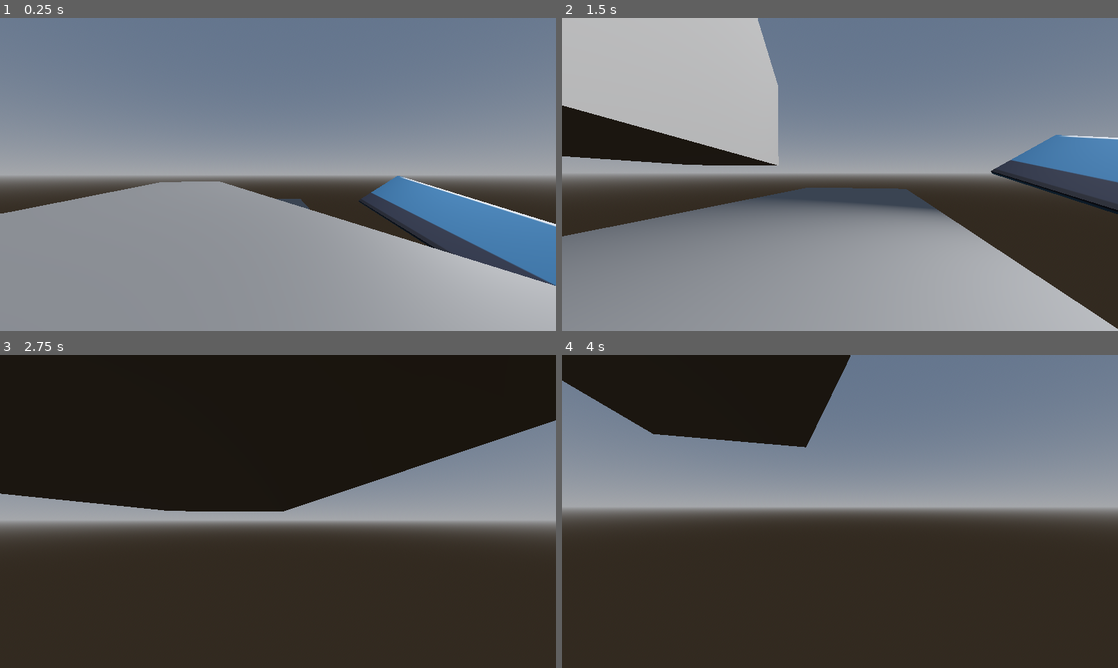
Above: before the commit, frames 1-4 (two rows, left to right).
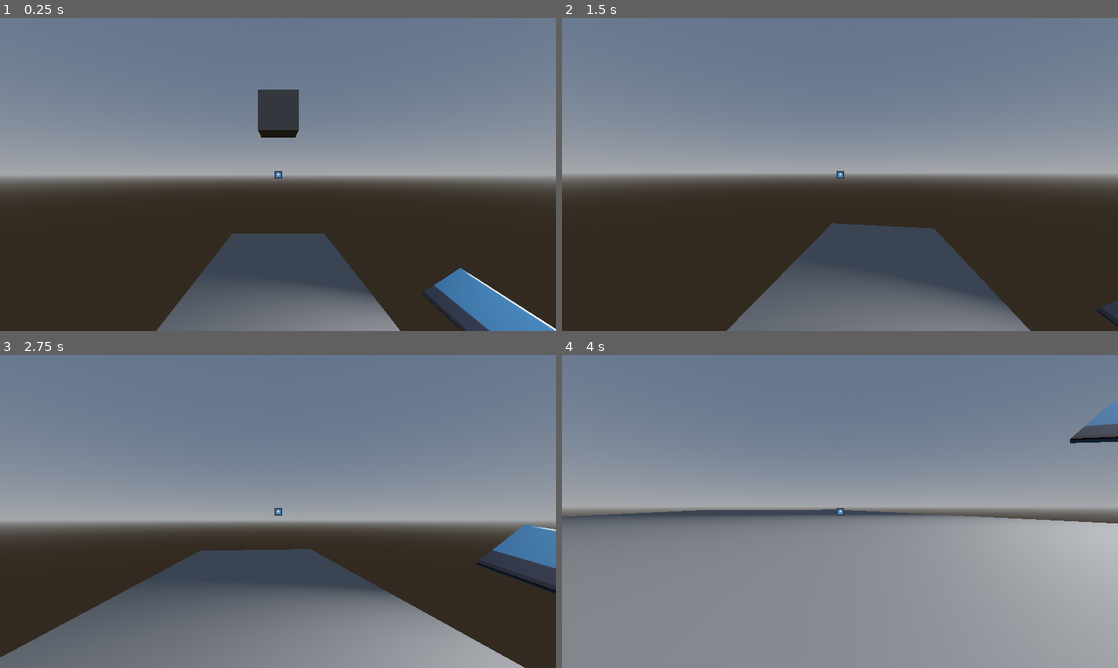
Above: after the commit, the same moments.

Repository: DanTheDan64/titan-trackers
Game: Godot game, scene res://test_scene.tscn
The game is run twice, just before and just after one commit, with the same random seed, the same clock (stepped at 60 frames per second) and the same inputs. The engine's default icon, where the game draws it, is replaced by a stand-in: a white triangle on a blue panel in a dark square.
Inputs (mouse positions are in pixels of both pictures, inside the frame that each line leads up to):
- Up to frame 1 (0.25 s): no input
- Up to frame 2 (1.5 s): move the mouse to (867, 174) at 0.52 s; hold Right mouse button (shoot) 0.53-1.28 s; hold W (up) from 0.53 s (still down); click (867, 174) at 0.6 s; tap Space (jump) at 0.77 s; move the mouse to (812, 174) at 1.27 s; right-click (812, 174) at 1.35 s
- Up to frame 3 (2.75 s): keep holding W (up); tap Space (jump) at 1.52 s; click (250, 511) at 1.55 s; move the mouse to (289, 505) at 2.02 s; hold Right mouse button (shoot) from 2.03 s (still down); click (289, 505) at 2.1 s
- Up to frame 4 (4 s): keep holding W (up); move the mouse to (834, 517) at 2.77 s; release Right mouse button (shoot) at 2.78 s; right-click (834, 517) at 2.85 s; tap Space (jump) at 3.02, 3.77 s; click (834, 517) at 3.05 s; move the mouse to (878, 514) at 3.52 s; hold Right mouse button (shoot) from 3.53 s (still down); tap Shift (sneak) at 3.6 s

The runs differ from the first frame. In frame 1, 43% of the frame differs, in the area x 0-100%, y 22-100%; in frame 2, 55%; in frame 3, 66%, in the area x 0-100%, y 0-100%; in frame 4, 61%.
Error before the commit: Invalid access to property or key 'position' on a base object of type 'Dictionary'. (res://player/moving_controller.gd:40)

Commit message:
yet again, grappling, closer...

Diff:
--- a/Titan Trackers/player/grappling_controller.gd
+++ b/Titan Trackers/player/grappling_controller.gd
@@ -1,5 +1,6 @@
 extends RigidBody3D
 
+@onready var cam = $"../stuff_holder/Camera3D"
 
 
 # Called when the node enters the scene tree for the first time.
@@ -8,12 +9,18 @@
 
 
 # Called every frame. 'delta' is the elapsed time since the previous frame.
-func _process(delta):
+func _physics_process(delta):
+	var input_dir = Input.get_vector("left", "right", "up", "down")
+	var direction = (cam.transform.basis * Vector3(input_dir.x, 0, input_dir.y)).normalized()
 
+	#if Input.is_action_just_released("fire_hook"):
+	#	$"../moving_physicsbody".velocity = linear_velocity
+	#	linear_velocity = Vector3.ZERO
+	#	global_rotation_degrees = Vector3.ZERO
+	#	$"..".change_state()
 
-
-	if Input.is_action_just_released("fire_hook"):
-		$"..".change_state()
-		$"../moving_physicsbody".velocity = linear_velocity
-		linear_velocity = Vector3.ZERO
-		global_rotation_degrees = Vector3.ZERO
+	if Input.is_action_pressed("shoot"):
+		if direction:
+			linear_velocity += direction
+		else:
+			linear_velocity += -$"../stuff_holder/Camera3D".transform.basis.z
--- a/Titan Trackers/player/moving_controller.gd
+++ b/Titan Trackers/player/moving_controller.gd
@@ -31,19 +31,21 @@
 
 	if Input.is_action_just_pressed("fire_hook"):
 		var space_state = get_world_3d().direct_space_state
-		# use global coordinates, not local to node
+
+		#get data
 		var query = PhysicsRayQueryParameters3D.create(
-		$"../stuff_holder/Camera3D".position,
-		-$"../stuff_holder/Camera3D".transform.basis.z * 150)
+		$"../stuff_holder/Camera3D".global_position,
+		-$"../stuff_holder/Camera3D".transform.basis.z * 100000000)
 		var result = space_state.intersect_ray(query)
-		print(result)
-		%PinJoint3D.position = result.position + $"..".position
 
-		$"..".change_state()
-		$"../grappling_physicsbody".linear_velocity = velocity
-		velocity = Vector3.ZERO
-		return
-
+		#use data
+		if not result.is_empty():
+			$"../../swing_around".position = result.position
+			%PinJoint3D.position = result.position
+			$"../grappling_physicsbody".linear_velocity = velocity
+			velocity = Vector3.ZERO
+			$"..".change_state("grappling")
+			return
 
 
 	#if not result.is_empty():
--- a/Titan Trackers/player/player_master_controller.gd
+++ b/Titan Trackers/player/player_master_controller.gd
@@ -1,5 +1,4 @@
 extends Marker3D
-
 
 var sens = 0.2
 @onready var stuff_holder = $stuff_holder
@@ -9,7 +8,7 @@
 @onready var moving_physicsbody = $moving_physicsbody
 @onready var grappling_physicsbody = $grappling_physicsbody
 
-@onready var cc = moving_physicsbody
+@onready var cc = "moving"
 
 var max_speed = 8
 var accell = 30
@@ -35,27 +34,31 @@
 # Called every frame. 'delta' is the elapsed time since the previous frame.
 func _process(delta):
 	match cc:
-		moving_physicsbody: moving_controller()
-		grappling_physicsbody: grappling_controller()
+		"moving": moving_controller()
+		"grappling": grappling_controller()
+
+	print(%PinJoint3D.get_node_b())
 
 
-func change_state():
-	if cc == moving_physicsbody:
-		cc = grappling_physicsbody
-		grappling_physicsbody.process_mode = Node.PROCESS_MODE_INHERIT
-		moving_physicsbody.process_mode = Node.PROCESS_MODE_DISABLED
+func change_state(state_to):
+	if state_to == "grappling":
+		cc = "grappling"
+		$grappling_physicsbody.process_mode = Node.PROCESS_MODE_INHERIT
+		%PinJoint3D.set_node_b("player_2/grappling_physicsbody")
 
-	elif cc == grappling_physicsbody:
-		cc = moving_physicsbody
-		grappling_physicsbody.process_mode = Node.PROCESS_MODE_DISABLED
-		moving_physicsbody.process_mode = Node.PROCESS_MODE_INHERIT
+	elif state_to == "moving":
+		cc = "moving"
+		$grappling_physicsbody.process_mode = Node.PROCESS_MODE_DISABLED
+		%PinJoint3D.set_node_b("extra")
 
 
 
 func moving_controller():
 	stuff_holder.position = moving_physicsbody.position
 	grappling_physicsbody.position = moving_physicsbody.position
+	grappling_physicsbody.linear_velocity = Vector3.ZERO
 
 func grappling_controller():
 	stuff_holder.position = grappling_physicsbody.position
 	moving_physicsbody.position = grappling_physicsbody.position
+	moving_physicsbody.velocity = Vector3.ZERO
--- a/Titan Trackers/test_scene.tscn
+++ b/Titan Trackers/test_scene.tscn
@@ -15,12 +15,8 @@
 sky = SubResource("Sky_jbla2")
 
 [sub_resource type="BoxShape3D" id="BoxShape3D_newsb"]
-size = Vector3(0.001, 1, 1)
 
 [sub_resource type="BoxMesh" id="BoxMesh_fqadi"]
-
-[sub_resource type="StandardMaterial3D" id="StandardMaterial3D_021oi"]
-albedo_texture = ExtResource("2_t4kl2")
 
 [sub_resource type="StandardMaterial3D" id="StandardMaterial3D_q0cxj"]
 albedo_texture = ExtResource("2_t4kl2")
@@ -29,6 +25,9 @@
 albedo_texture = ExtResource("2_t4kl2")
 
 [sub_resource type="StandardMaterial3D" id="StandardMaterial3D_hih2b"]
+albedo_texture = ExtResource("2_t4kl2")
+
+[sub_resource type="StandardMaterial3D" id="StandardMaterial3D_021oi"]
 albedo_texture = ExtResource("2_t4kl2")
 
 [sub_resource type="CapsuleMesh" id="CapsuleMesh_fbty6"]
@@ -50,43 +49,47 @@
 
 [node name="PinJoint3D" type="PinJoint3D" parent="."]
 unique_name_in_owner = true
-transform = Transform3D(9.80102, 0, 28.84, 0, 10.534, 0, -3.86072, 0, 73.2146, -15.8565, 4.9674, -56.0442)
-node_a = NodePath("../StaticBody3D6")
-node_b = NodePath("../player_2/grappling_physicsbody")
+transform = Transform3D(9.80102, 0, 28.84, 0, 10.534, 0, -3.86072, 0, 73.2146, 0, 83, -21)
+node_a = NodePath("../swing_around")
+node_b = NodePath("../extra")
 exclude_nodes_from_collision = false
 
-[node name="StaticBody3D6" type="StaticBody3D" parent="."]
-transform = Transform3D(9.80102, 0, 28.84, 0, 10.534, 0, -3.86072, 0, 73.2146, 28.1435, 24.9674, -4.0442)
+[node name="swing_around" type="StaticBody3D" parent="."]
+transform = Transform3D(4, 0, 0, 0, 4, 0, 0, 0, 4, 0, 83, -21)
+collision_layer = 0
 collision_mask = 0
 metadata/_edit_group_ = true
 
-[node name="CollisionShape3D" type="CollisionShape3D" parent="StaticBody3D6"]
+[node name="CollisionShape3D" type="CollisionShape3D" parent="swing_around"]
 shape = SubResource("BoxShape3D_newsb")
 
-[node name="MeshInstance3D" type="MeshInstance3D" parent="StaticBody3D6"]
+[node name="MeshInstance3D" type="MeshInstance3D" parent="swing_around"]
+mesh = SubResource("BoxMesh_fqadi")
+
+[node name="extra" type="StaticBody3D" parent="."]
+transform = Transform3D(4, 0, 0, 0, 4, 0, 0, 0, 4, 0, 0, 0)
+visible = false
+collision_layer = 0
+collision_mask = 0
+metadata/_edit_group_ = true
+
+[node name="CollisionShape3D" type="CollisionShape3D" parent="extra"]
+shape = SubResource("BoxShape3D_newsb")
+
+[node name="MeshInstance3D" type="MeshInstance3D" parent="extra"]
 mesh = SubResource("BoxMesh_fqadi")
 
 [node name="terrain" type="Node" parent="."]
 
 [node name="StaticBody3D" type="StaticBody3D" parent="terrain"]
 transform = Transform3D(120, 0, 0, 0, 2, 0, 0, 0, 400, 0, 0, -65)
+metadata/_edit_group_ = true
 
 [node name="CollisionShape3D" type="CollisionShape3D" parent="terrain/StaticBody3D"]
 shape = SubResource("BoxShape3D_newsb")
 
 [node name="MeshInstance3D" type="MeshInstance3D" parent="terrain/StaticBody3D"]
-mesh = SubResource("BoxMesh_fqadi")
-
-[node name="StaticBody3D5" type="StaticBody3D" parent="terrain"]
-transform = Transform3D(8, 0, 0, 0, 60, 0, 0, 0, 8, -18, 30, -8.129)
-metadata/_edit_group_ = true
-
-[node name="CollisionShape3D" type="CollisionShape3D" parent="terrain/StaticBody3D5"]
-transform = Transform3D(1, 0, 0, 0, 1, 0, 0, 0, 1, 0.4995, 0, 0)
-shape = SubResource("BoxShape3D_newsb")
-
-[node name="MeshInstance3D" type="MeshInstance3D" parent="terrain/StaticBody3D5"]
-material_override = SubResource("StandardMaterial3D_021oi")
+transform = Transform3D(1, 0, 0, 0, 1, 0, 0, 0, 1, 0, 0, 0)
 mesh = SubResource("BoxMesh_fqadi")
 
 [node name="StaticBody3D2" type="StaticBody3D" parent="terrain"]
@@ -125,11 +128,35 @@
 material_override = SubResource("StandardMaterial3D_hih2b")
 mesh = SubResource("BoxMesh_fqadi")
 
+[node name="StaticBody3D5" type="StaticBody3D" parent="terrain"]
+transform = Transform3D(8, 0, 0, 0, 60, 0, 0, 0, 8, -18, 30, -8.129)
+metadata/_edit_group_ = true
+
+[node name="CollisionShape3D" type="CollisionShape3D" parent="terrain/StaticBody3D5"]
+shape = SubResource("BoxShape3D_newsb")
+
+[node name="MeshInstance3D" type="MeshInstance3D" parent="terrain/StaticBody3D5"]
+material_override = SubResource("StandardMaterial3D_021oi")
+mesh = SubResource("BoxMesh_fqadi")
+
+[node name="StaticBody3D6" type="StaticBody3D" parent="terrain"]
+transform = Transform3D(9.80102, 0, 28.84, 0, 10.534, 0, -3.86072, 0, 73.2146, 28.1435, 25.9674, -4.0442)
+collision_mask = 0
+metadata/_edit_group_ = true
+
+[node name="CollisionShape3D" type="CollisionShape3D" parent="terrain/StaticBody3D6"]
+shape = SubResource("BoxShape3D_newsb")
+
+[node name="MeshInstance3D" type="MeshInstance3D" parent="terrain/StaticBody3D6"]
+mesh = SubResource("BoxMesh_fqadi")
+
 [node name="player_2" type="Marker3D" parent="."]
-transform = Transform3D(1, 0, 0, 0, 1, 0, 0, 0, 1, 31, 30, 0)
+transform = Transform3D(1, 0, 0, 0, 1, 0, 0, 0, 1, 0, 52, 1)
 script = ExtResource("2_3nyfb")
+metadata/_edit_group_ = true
 
 [node name="stuff_holder" type="Marker3D" parent="player_2"]
+transform = Transform3D(1, 0, 0, 0, 1, 0, 0, 0, 1, 0, 23, 0)
 
 [node name="MeshInstance3D" type="MeshInstance3D" parent="player_2/stuff_holder"]
 transform = Transform3D(1, 0, 0, 0, 1.5, 0, 0, 0, 1, 0, 1.5, 0)
@@ -141,7 +168,8 @@
 far = 10000.0
 
 [node name="moving_physicsbody" type="CharacterBody3D" parent="player_2"]
-transform = Transform3D(1, 0, 0, 0, 1.5, 0, 0, 0, 1, 0, 0, 0)
+process_mode = 1
+transform = Transform3D(1, 0, 0, 0, 1.5, 0, 0, 0, 1, 0, 23, 0)
 script = ExtResource("3_0gknb")
 
 [node name="CollisionShape3D" type="CollisionShape3D" parent="player_2/moving_physicsbody"]
@@ -149,8 +177,18 @@
 shape = SubResource("CapsuleShape3D_vtoaj")
 
 [node name="grappling_physicsbody" type="RigidBody3D" parent="player_2"]
+transform = Transform3D(1, 0, 0, 0, 1, 0, 0, 0, 1, 0, 23, 0)
+linear_velocity = Vector3(0, 0, -33.625)
 script = ExtResource("4_ikxwq")
 
 [node name="CollisionShape3D" type="CollisionShape3D" parent="player_2/grappling_physicsbody"]
 transform = Transform3D(1, 0, 0, 0, 1.5, 0, 0, 0, 1, 0, 1.5, 0)
 shape = SubResource("CapsuleShape3D_4yls7")
+
+[node name="2d" type="Node" parent="."]
+
+[node name="Camera2D" type="Camera2D" parent="2d"]
+
+[node name="Sprite2D" type="Sprite2D" parent="2d"]
+scale = Vector2(0.125, 0.125)
+texture = ExtResource("2_t4kl2")
